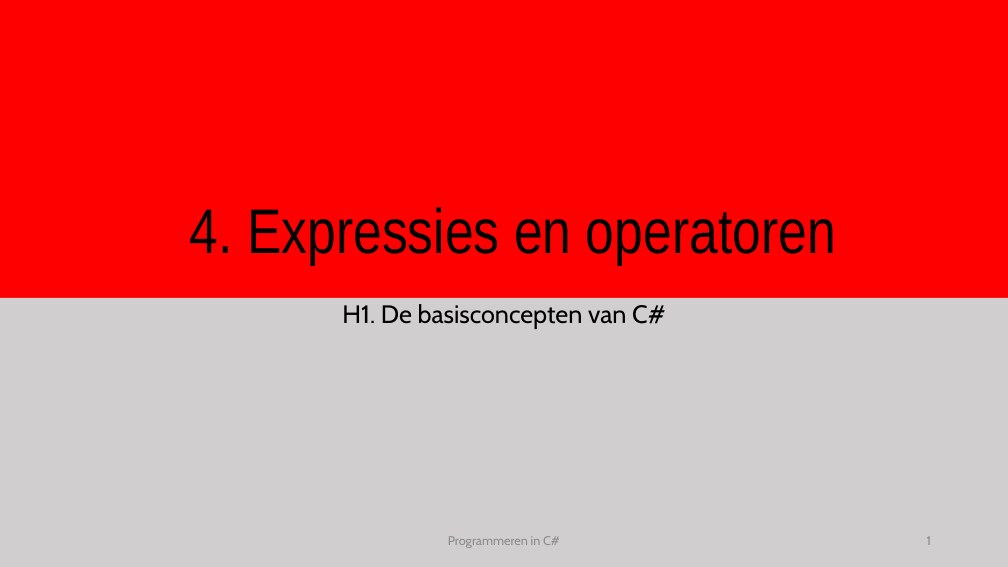
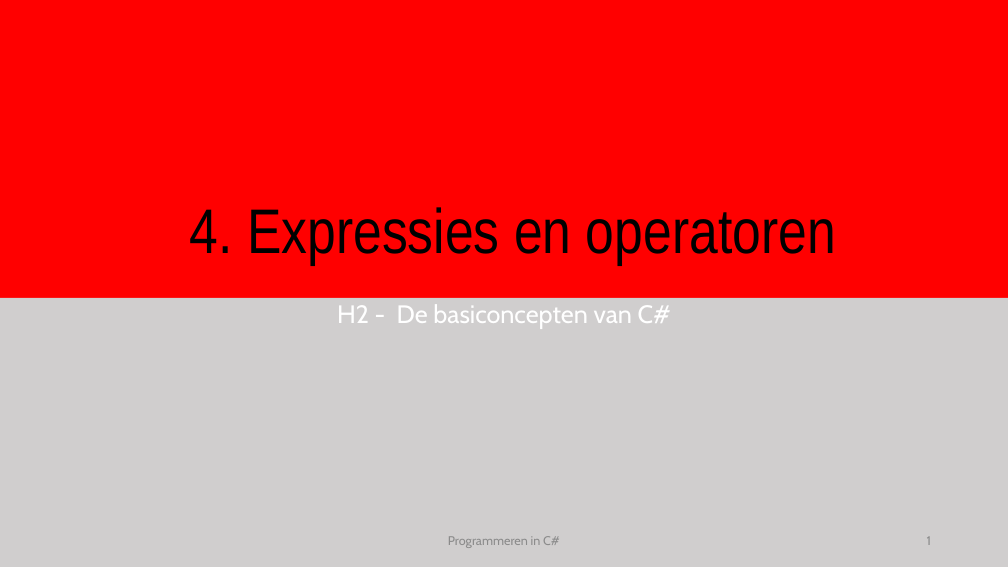
Before and after one commit to timdams/csharpbook, a slide deck: slide 1 of _SLIDES/2020/H2- De basiconcepten van cs/H2_4_Expressies en operatorn.pptx. Drawn at 1008x567 pixels with LibreOffice and Linux fonts; fonts in the diff are those of the drawing; background and template pictures are left out. Boxes give left, top, right and bottom in pixels: in the first picture for what was removed or moved away, otherwise in the second. Text is boxed around its words. In the diff, an @@ line names an element or a change of style, - is before the commit and + after.

```diff
--- a/_SLIDES/2020/H2- De basiconcepten van cs/H2_4_Expressies en operatorn.pptx
+++ b/_SLIDES/2020/H2- De basiconcepten van cs/H2_4_Expressies en operatorn.pptx
@@ subtitle at [337, 304, 671, 329]: text changed; text colour #000000 to #FFFFFF @@
-H1. De basisconcepten van C#
+H2 - De basiconcepten van C#
```
Also in this commit, not shown: 2 other slides changed, 1 slide added, 6 other files.
